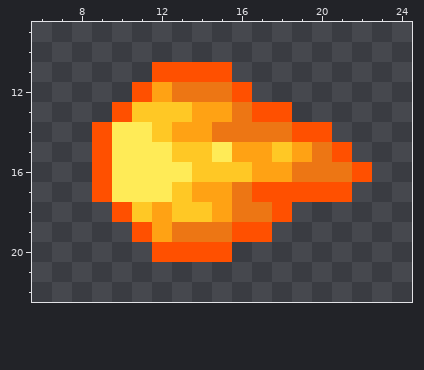
Two versions of one pixel-art sprite, img/projectiles/fire_bolt_left.png. Above: the version before the commit.
The file is 128x128 pixels, drawn in blocks of 4x4; one block is one cell here. Shown: x 6..24, y 9..22.
Once edited:
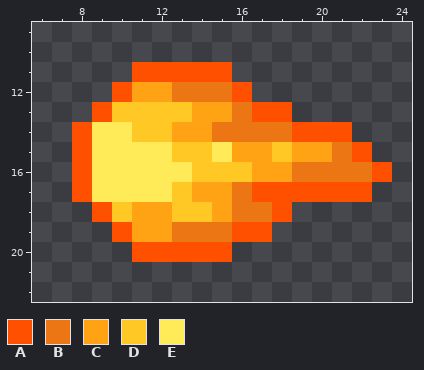
Palette (. is transparent): A #ff5000  B #ed7614  C #ffa214  D #ffc825  E #ffeb57
Changes in this commit:
{"y":11,"x":11,"old":".","new":"A"}
{"y":12,"x":10,"old":".A","new":"AC"}
{"y":13,"x":9,"old":".A","new":"AD"}
{"y":14,"x":8,"old":".A","new":"AE"}
{"y":14,"x":11,"old":"E","new":"D"}
{"y":14,"x":21,"old":".","new":"A"}
{"y":15,"x":8,"old":".A","new":"AE"}
{"y":15,"x":20,"old":"BA.","new":"CBA"}
{"y":16,"x":8,"old":".A","new":"AE"}
{"y":16,"x":22,"old":"A.","new":"BA"}
{"y":17,"x":8,"old":".A","new":"AE"}
{"y":17,"x":22,"old":".","new":"A"}
{"y":18,"x":9,"old":".AD","new":"ADC"}
{"y":19,"x":10,"old":".A","new":"AC"}
{"y":20,"x":11,"old":".","new":"A"}
{"label":"changed","picture_box":[72,62,152,262]}
{"label":"changed","picture_box":[312,122,392,202]}
